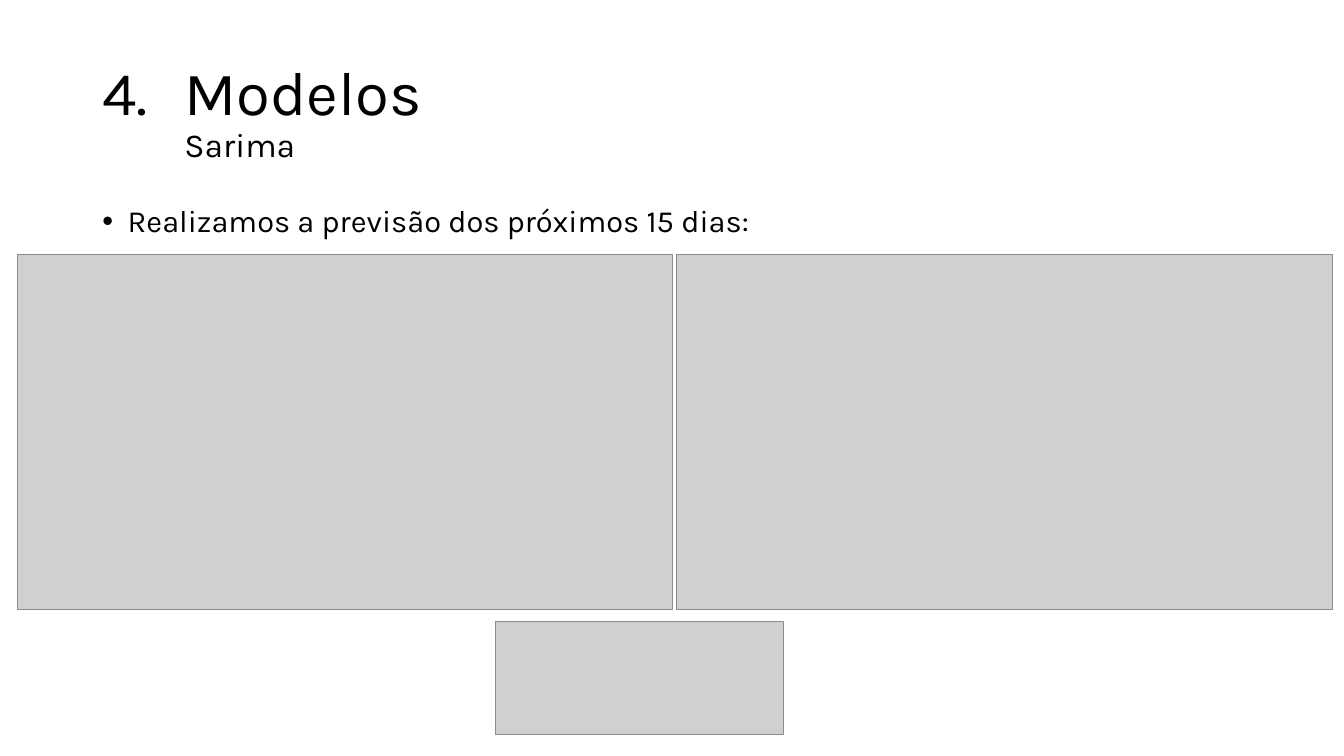
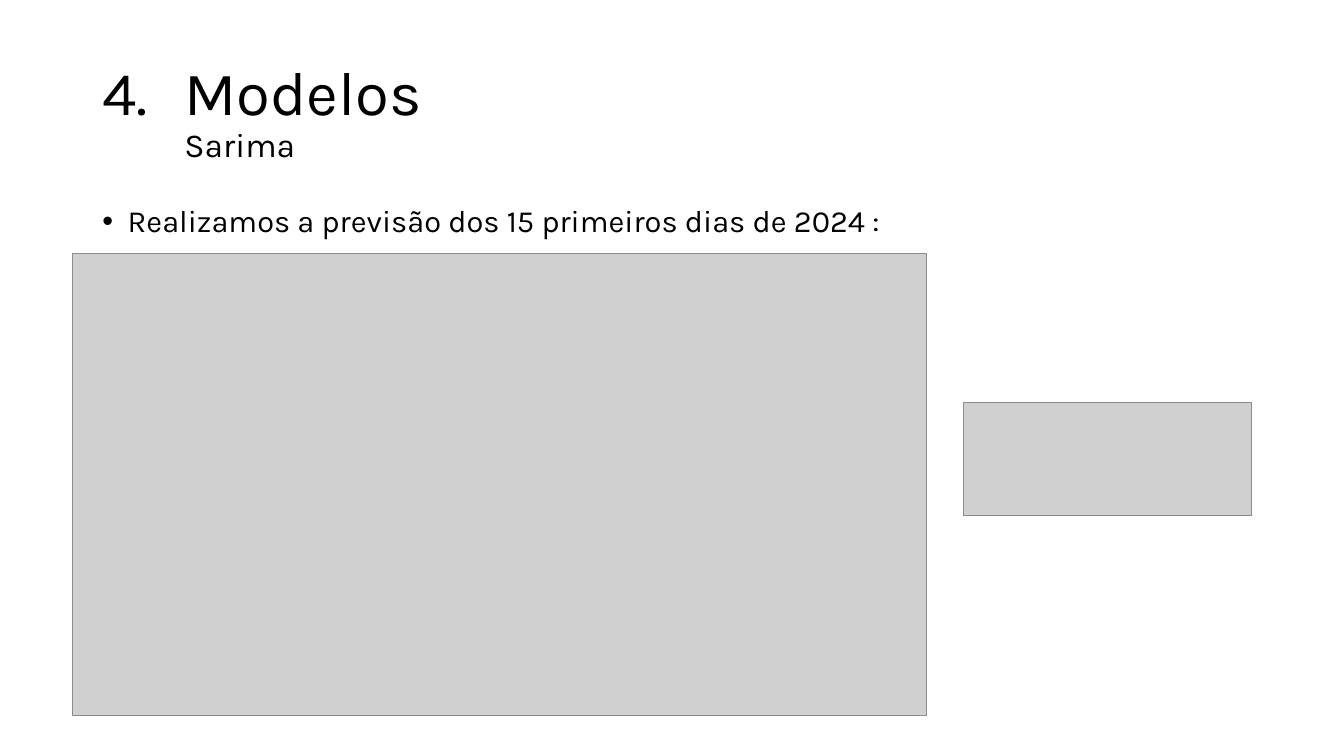
Before and after one commit to jdlmauricio/techalleg_fase_2, a slide deck: slide 16 of Tech Challenge 2.pptx. Drawn at 1344x756 pixels with LibreOffice and Linux fonts; fonts in the diff are those of the drawing; grey boxes stand for pictures; background and template pictures are left out. Boxes give left, top, right and bottom in pixels: in the first picture for what was removed or moved away, otherwise in the second. Text is boxed around its words. In the diff, an @@ line names an element or a change of style, - is before the commit and + after.

```diff
--- a/Tech Challenge 2.pptx
+++ b/Tech Challenge 2.pptx
@@ text at [128, 211, 865, 240]: text changed @@
-• Realizamos a previsão dos próximos 15 dias:
+• Realizamos a previsão dos 15 primeiros dias de 2024 :
@@ picture: place and size @@
-picture at [18, 255, 674, 610]
+picture at [73, 254, 927, 716]
@@ picture removed at [677, 255, 1332, 610] @@
@@ picture: place and size @@
-picture at [496, 621, 783, 734]
+picture at [964, 402, 1251, 515]
```
Also in this commit, not shown: 4 other slides changed, 3 slides added, 7 slides removed.
